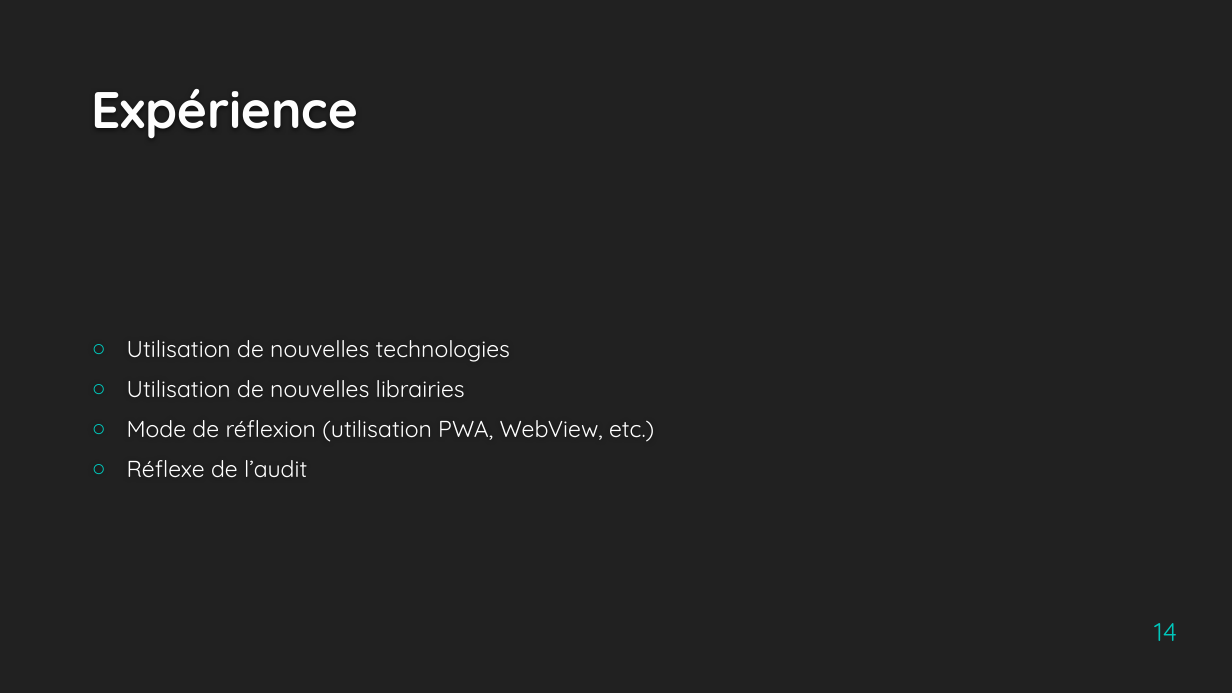
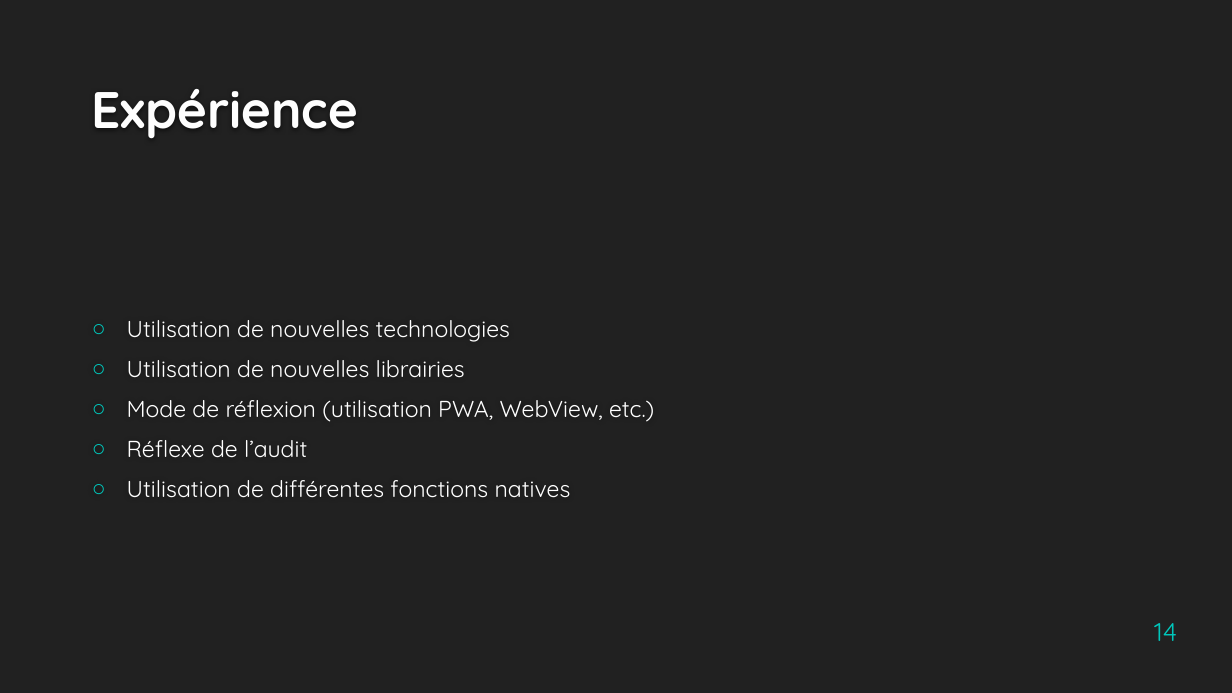
Before and after one commit to blipn/nodejs-websocket-example, a slide deck: slide 14 of PWA-COM_v1.1.pptx. Drawn at 1232x693 pixels with LibreOffice and Linux fonts; fonts in the diff are those of the drawing; background and template pictures are left out. Boxes give left, top, right and bottom in pixels: in the first picture for what was removed or moved away, otherwise in the second. Text is boxed around its words. In the diff, an @@ line names an element or a change of style, - is before the commit and + after.

```diff
--- a/PWA-COM_v1.1.pptx
+++ b/PWA-COM_v1.1.pptx
@@ text at box(127, 480, 571, 498): paragraph added @@
+○ Utilisation de différentes fonctions natives
```
Also in this commit, not shown: 1 other slide changed.
